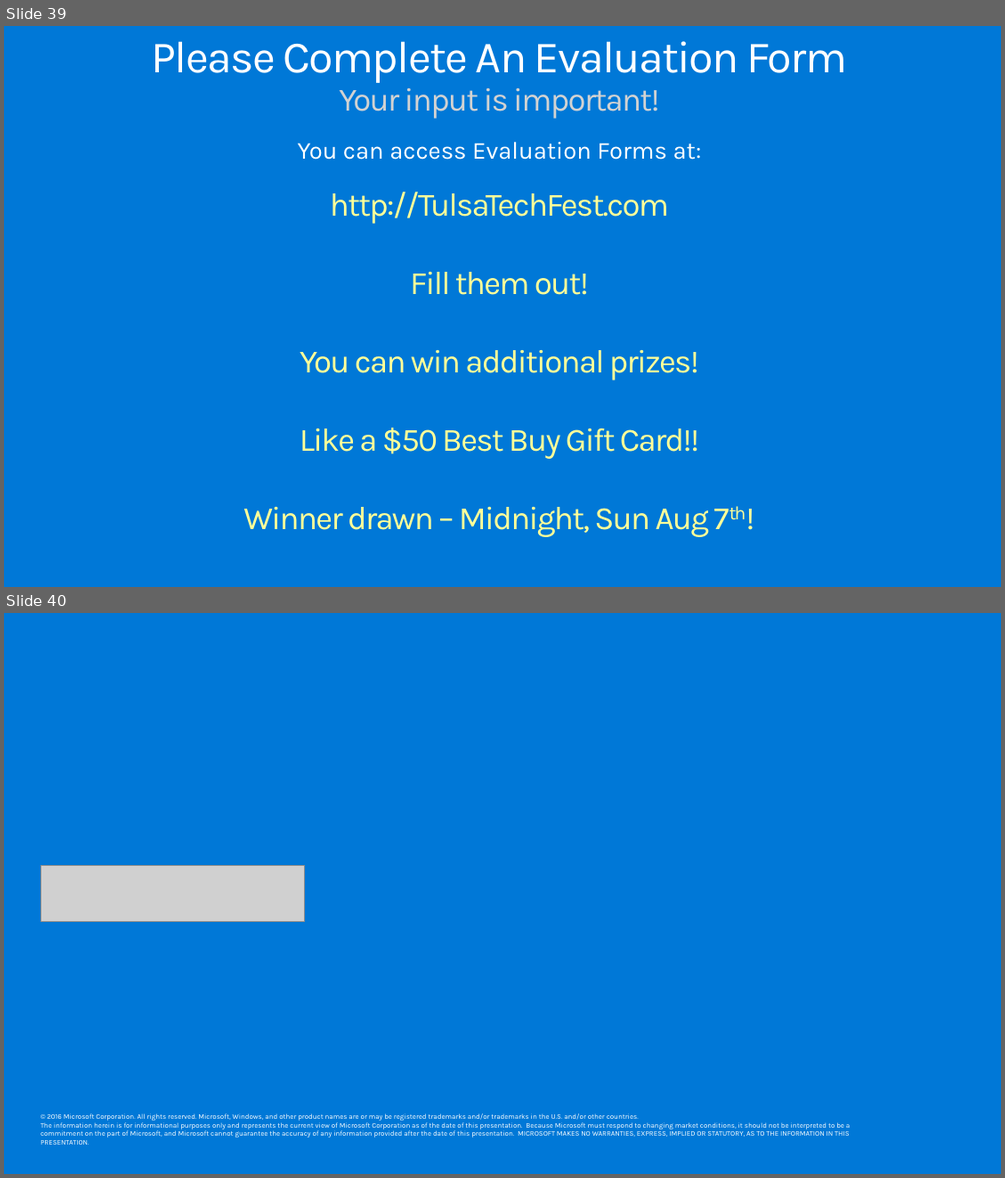
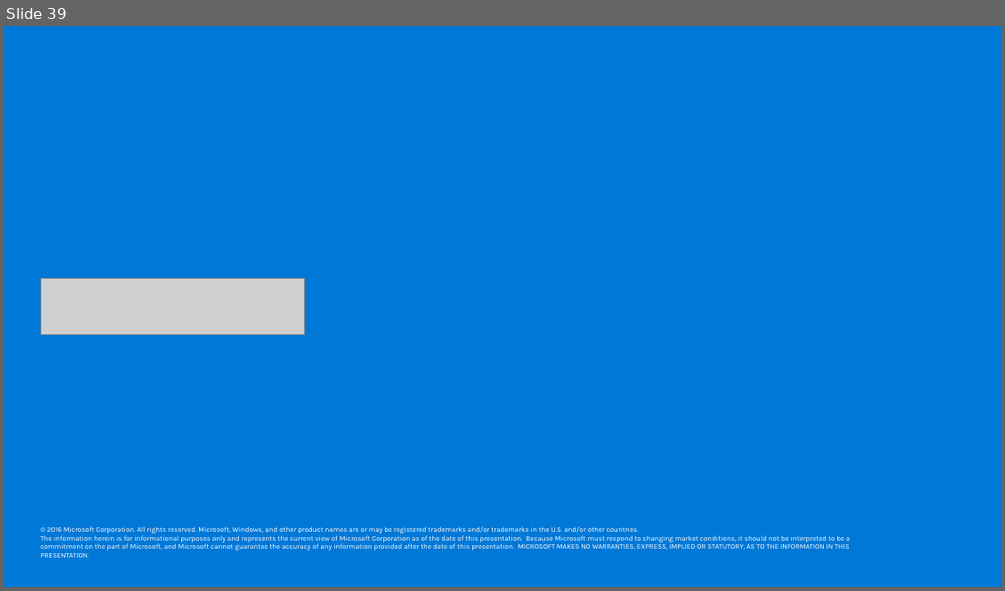
Before and after one commit to shawnweisfeld/20160924_AzureFunctions, a slide deck: AzureFunctions.pptx. Shown one above the other, each under a label of ours: slides 39 and 40 before the commit, slide 39 after it. The pictures are 1005x1178 and 1005x591 pixels, drawn with LibreOffice and Linux fonts; fonts in the diff are those of the drawing; grey boxes stand for pictures; background and template pictures are left out. Boxes give left, top, right and bottom in pixels: in the first picture for what was removed or moved away, otherwise in the second. Text is boxed around its words. In the diff, an @@ line names an element or a change of style, - is before the commit and + after.

```diff
--- a/AzureFunctions.pptx
+++ b/AzureFunctions.pptx
@@ slide 39 removed at (4, 26, 1001, 587), background #0078D7 @@
@@ text removed at (152, 41, 847, 119) @@
-Please Complete An Evaluation Form
-Your input is important!
@@ text removed at (298, 142, 702, 160) @@
-You can access Evaluation Forms at:
@@ text removed at (243, 192, 709, 537) @@
-http://TulsaTechFest.com
-Fill them out!
-You can win additional prizes!
-Like a $50 Best Buy Gift Card!!
-Winner drawn – Midnight, Sun Aug 7th!
@@ what was slide 40 is now slide 39 @@
```
Also in this commit, not shown: 3 slides changed, 1 slide added, 1 other slide removed.
